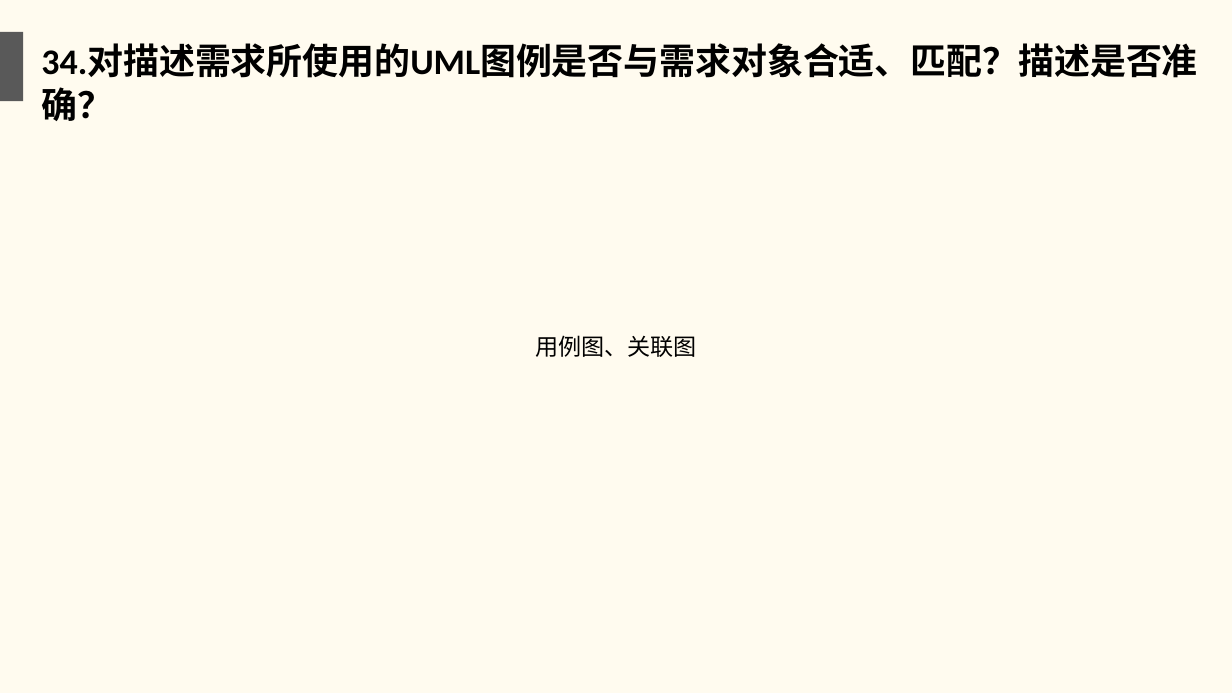
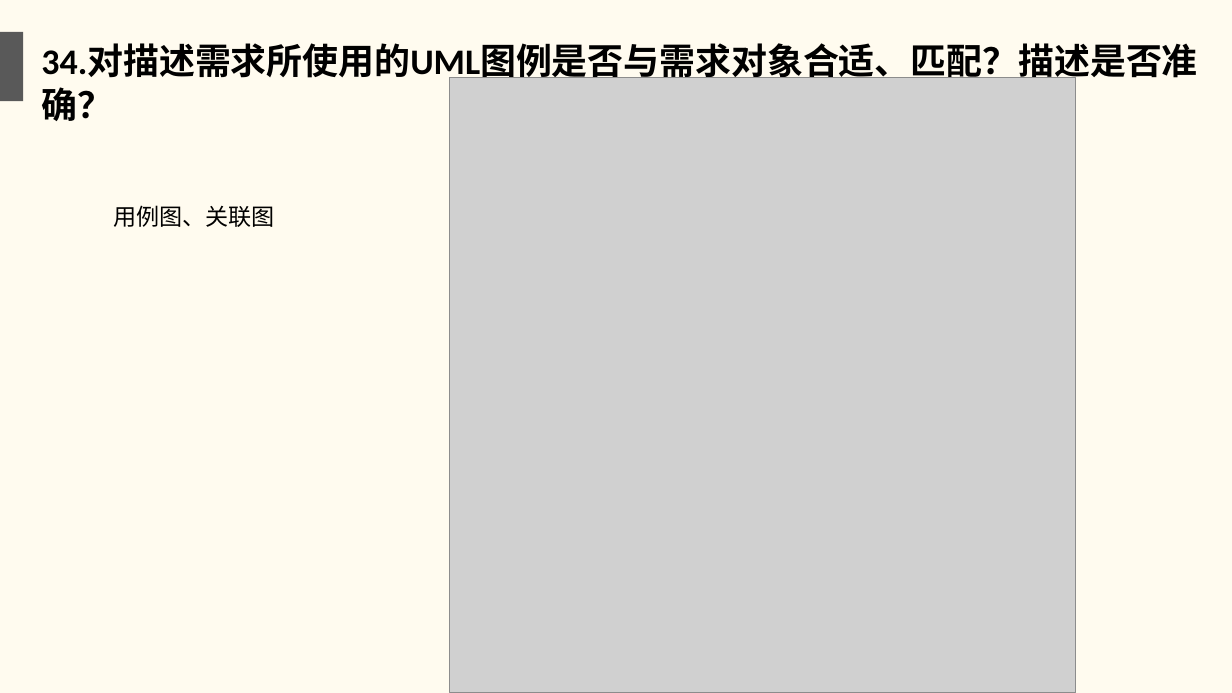
Before and after one commit to twn422/PRD2017, a slide deck: slide 36 of PRD-2017-G24/STW/受控文件/分析设计/项目收尾评审.ppt. Drawn at 1232x693 pixels with LibreOffice and Linux fonts; fonts in the diff are those of the drawing; grey boxes stand for pictures. Boxes give left, top, right and bottom in pixels: in the first picture for what was removed or moved away, otherwise in the second. Text is boxed around its words. In the diff, an @@ line names an element or a change of style, - is before the commit and + after.

```diff
--- a/PRD-2017-G24/STW/受控文件/分析设计/项目收尾评审.ppt
+++ b/PRD-2017-G24/STW/受控文件/分析设计/项目收尾评审.ppt
@@ picture added at [450,77,1076,693] @@
@@ text "用例图、关联图": place and size @@
-text "用例图、关联图" at [535,335,697,357]
+text "用例图、关联图" at [113,205,275,227]
```
Also in this commit, not shown: 10 other slides changed, 1 other file.
